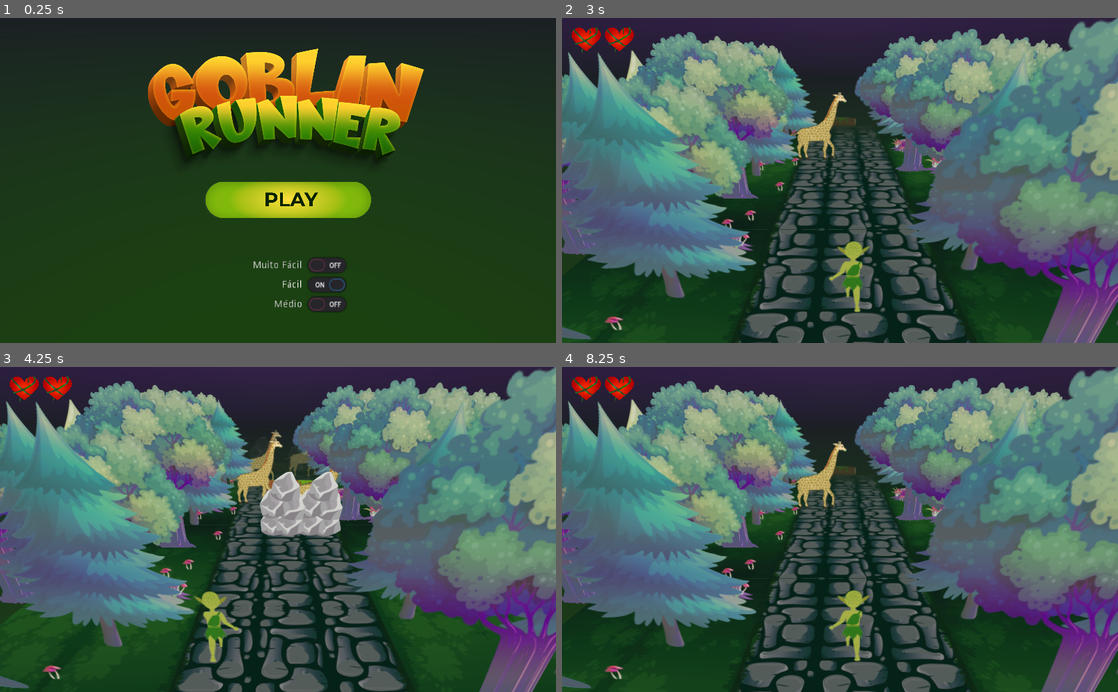
Above: before the commit, frames 1-4 (two rows, left to right).
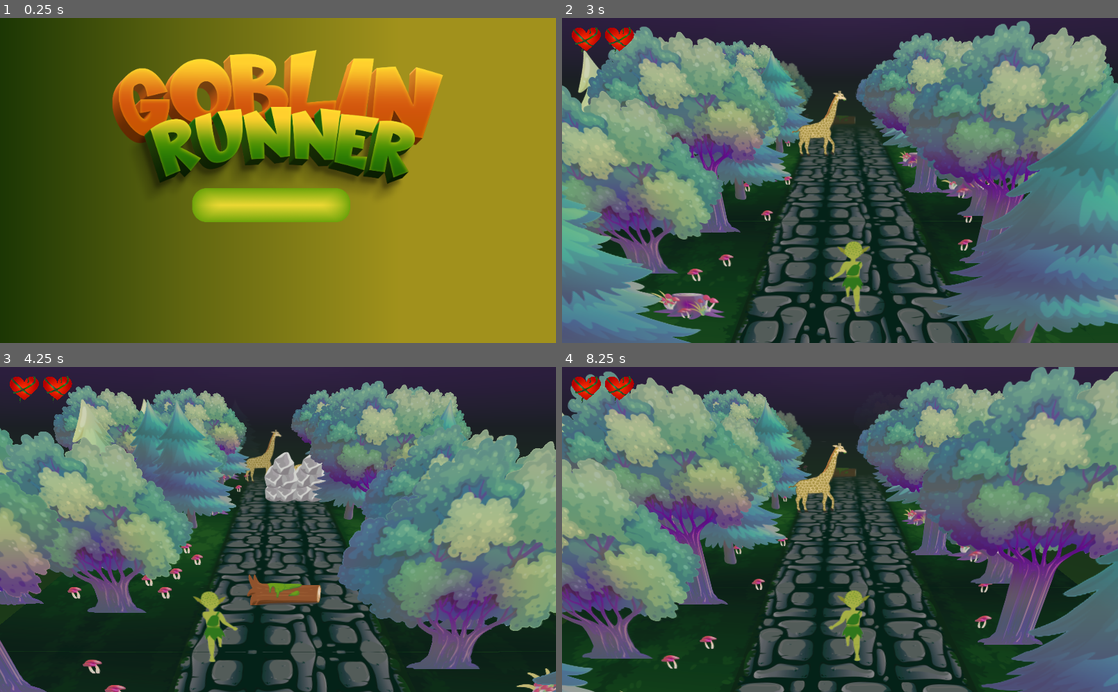
Above: after the commit, the same moments.

Repository: RafaelKuhn/globin
Game: Godot game, scene res://MainMenu.tscn
Two runs of this game, one before a commit and one after it. Both use one fixed random seed, a clock stepped at 60 frames per second and the inputs below. Before the commit the project starts from res://Menu.tscn.
Inputs (mouse positions are in pixels of both pictures, inside the frame that each line leads up to; where the layout moved, square brackets give the same spot in the first picture):
- Up to frame 1 (0.25 s): no input
- Up to frame 2 (3 s): click (862, 265) at 0.5 s, where only the run before the commit has a clickable "Muito Fácil"; click (873, 284) at 1.25 s, where only the run before the commit has a clickable "Fácil"; click (873, 304) at 2 s, where only the run before the commit has a clickable "Médio"; click (834, 206) [851, 200] at 2.75 s
- Up to frame 3 (4.25 s): tap Enter (ui_accept) at 3.5, 3.77 s; tap A (A_key) at 3.6 s
- Up to frame 4 (8.25 s): tap D (D_key) at 4.35 s; tap Enter (ui_accept) at 4.52 s; tap S (S_key) at 5.1 s; click "Muito Fácil" at 5.75 s; click "Fácil" at 6.5 s; click "Médio" at 7.25 s; click (845, 552) at 8 s

The runs differ from the first frame. In frame 1, 86% of the frame differs, in the area x 0-100%, y 0-100%; in frame 2, 65%; in frame 3, 67%; in frame 4, 60%.
Error before the commit: Invalid get index 'GAME_SPEED' (on base: 'GDScript'). (res://map/environment.gd:18)

Commit message:
update: less crappy menu

Diff:
--- /dev/null
+++ b/MainMenu.tscn
@@ -0,0 +1,124 @@
+[gd_scene load_steps=7 format=2]
+
+[ext_resource path="res://menus/sprites/GOBLIN-RUNNER-PNG.png" type="Texture" id=1]
+[ext_resource path="res://menus/sprites/BTN2.png" type="Texture" id=2]
+[ext_resource path="res://menus/sprites/BTN3.png" type="Texture" id=4]
+[ext_resource path="res://menus/menu.gd" type="Script" id=5]
+
+[sub_resource type="Gradient" id=1]
+offsets = PoolRealArray( 0, 0.333333, 0.715847 )
+colors = PoolColorArray( 0.109804, 0.215686, 0.0156863, 1, 0.377738, 0.399817, 0.0640796, 1, 0.631373, 0.572549, 0.109804, 1 )
+
+[sub_resource type="GradientTexture" id=2]
+gradient = SubResource( 1 )
+width = 512
+
+[node name="Control" type="Control"]
+anchor_right = 1.0
+anchor_bottom = 1.0
+script = ExtResource( 5 )
+__meta__ = {
+"_edit_use_anchors_": false
+}
+
+[node name="ColorRect" type="ColorRect" parent="."]
+visible = false
+anchor_right = 1.0
+anchor_bottom = 1.0
+color = Color( 0.388235, 0.670588, 0.0784314, 1 )
+__meta__ = {
+"_edit_use_anchors_": false
+}
+
+[node name="TextureRect" type="TextureRect" parent="."]
+anchor_right = 1.0
+anchor_bottom = 1.0
+texture = SubResource( 2 )
+expand = true
+__meta__ = {
+"_edit_use_anchors_": false
+}
+
+[node name="GoblinRunner" type="TextureRect" parent="."]
+anchor_right = 1.0
+margin_top = -77.0
+margin_bottom = 441.0
+texture = ExtResource( 1 )
+expand = true
+stretch_mode = 6
+__meta__ = {
+"_edit_use_anchors_": false
+}
+
+[node name="BtnFromGlobin" type="TextureRect" parent="."]
+visible = false
+anchor_right = 1.0
+margin_left = 382.0
+margin_top = 275.363
+margin_right = -386.0
+margin_bottom = 404.363
+grow_horizontal = 0
+grow_vertical = 0
+rect_clip_content = true
+texture = ExtResource( 2 )
+expand = true
+stretch_mode = 6
+__meta__ = {
+"_edit_use_anchors_": false
+}
+
+[node name="TextureButton" type="TextureButton" parent="."]
+visible = false
+anchor_right = 1.0
+margin_left = 383.0
+margin_top = 324.0
+margin_right = 398.0
+margin_bottom = 549.0
+rect_scale = Vector2( 0.257097, 0.257097 )
+texture_normal = ExtResource( 2 )
+__meta__ = {
+"_edit_use_anchors_": false
+}
+
+[node name="TextureButton2" type="TextureButton" parent="."]
+visible = false
+anchor_right = 1.0
+margin_left = 401.0
+margin_top = 8.0
+margin_right = 416.0
+margin_bottom = 233.0
+rect_scale = Vector2( 0.257097, 0.257097 )
+texture_normal = ExtResource( 2 )
+__meta__ = {
+"_edit_use_anchors_": false
+}
+
+[node name="VBoxContainer2" type="VBoxContainer" parent="."]
+anchor_left = 0.5
+anchor_right = 0.5
+margin_left = -158.0
+margin_top = 314.0
+margin_right = 881.0
+margin_bottom = 914.0
+rect_scale = Vector2( 0.28, 0.28 )
+custom_constants/separation = 60
+__meta__ = {
+"_edit_use_anchors_": false
+}
+
+[node name="TextureButton" type="TextureButton" parent="VBoxContainer2"]
+margin_right = 1039.0
+margin_bottom = 225.0
+size_flags_horizontal = 4
+texture_normal = ExtResource( 2 )
+texture_hover = ExtResource( 4 )
+
+[node name="TextureButton2" type="TextureButton" parent="VBoxContainer2"]
+visible = false
+margin_top = 285.0
+margin_right = 1039.0
+margin_bottom = 510.0
+size_flags_horizontal = 4
+texture_normal = ExtResource( 2 )
+
+[connection signal="pressed" from="VBoxContainer2/TextureButton" to="." method="_on_PlayButton_pressed"]
--- a/map/Environment.gd
+++ b/map/Environment.gd
@@ -2,11 +2,10 @@
 
 const Global = preload("res://global.gd")
 
-var speed := 5.0
-
 var objects: Array
 var objects_last_z_position: float
 
+onready var speed: float = get_node("/root/Game").game_speed
 
 func _ready():
 	objects = get_children()
@@ -15,7 +14,7 @@
 
 func _process(delta):
 	for obj in objects:
-		obj.translation.z += delta * Global.GAME_SPEED
+		obj.translation.z += delta * speed
 		if obj.translation.z > Global.GAME_Z_END:
 			obj.translation.z = objects_last_z_position
 			obj.get_child(0).modulate.a = 0.0
@@ -32,4 +31,5 @@
 		if obj.translation.z < objects_last_z_position:
 			objects_last_z_position = obj.translation.z
 
-	print("fim do mundo é %d" % objects_last_z_position) # TODO: sync with world end (Global const)
+	# TODO: sync with world end (Global const)
+	# print("fim do mundo é %d" % objects_last_z_position)
--- a/menus/menu.gd
+++ b/menus/menu.gd
@@ -14,15 +14,17 @@
 
 
 func _on_PlayButton_pressed():
+	print("launch game")
 	get_node(Global.GAME_MANAGER_PATH).load_game_scene();
 	queue_free()
 
 
+# TODO: put this at least in an enum for god's sake
 func _on_VeryEzTog_toggled(_is_pressed: bool):
-	get_node("/root/Game").game_speed = 6.0
+	get_node("/root/Game").game_speed = 8.0
 
 func _on_EzTog_toggled(_is_pressed: bool):
-	get_node("/root/Game").game_speed = 8.0
+	get_node("/root/Game").game_speed = 10.0
 
 func _on_MedTog_toggled(_is_pressed: bool):
-	get_node("/root/Game").game_speed = 10.0
+	get_node("/root/Game").game_speed = 12.0
--- a/project.godot
+++ b/project.godot
@@ -21,8 +21,8 @@
 [application]
 
 config/name="Globin"
-run/main_scene="res://Menu.tscn"
-config/icon="res://menus/sprites/GOBLIN-RUNNER-PNG.png"
+run/main_scene="res://MainMenu.tscn"
+config/icon="res://icon2.png"
 config/macos_native_icon="Globin"
 config/windows_native_icon="Globin"
 
Binary file added: icon2.png
Binary file added: menus/sprites/BTN.png
Not shown, added: menus/sprites/BTN.png.import
Binary file added: menus/sprites/BTN2.png
Not shown, added: menus/sprites/BTN2.png.import
Binary file added: menus/sprites/BTN3.png
Not shown, added: menus/sprites/BTN3.png.import
Not shown, added: menus/sprites/BTN.xcf
